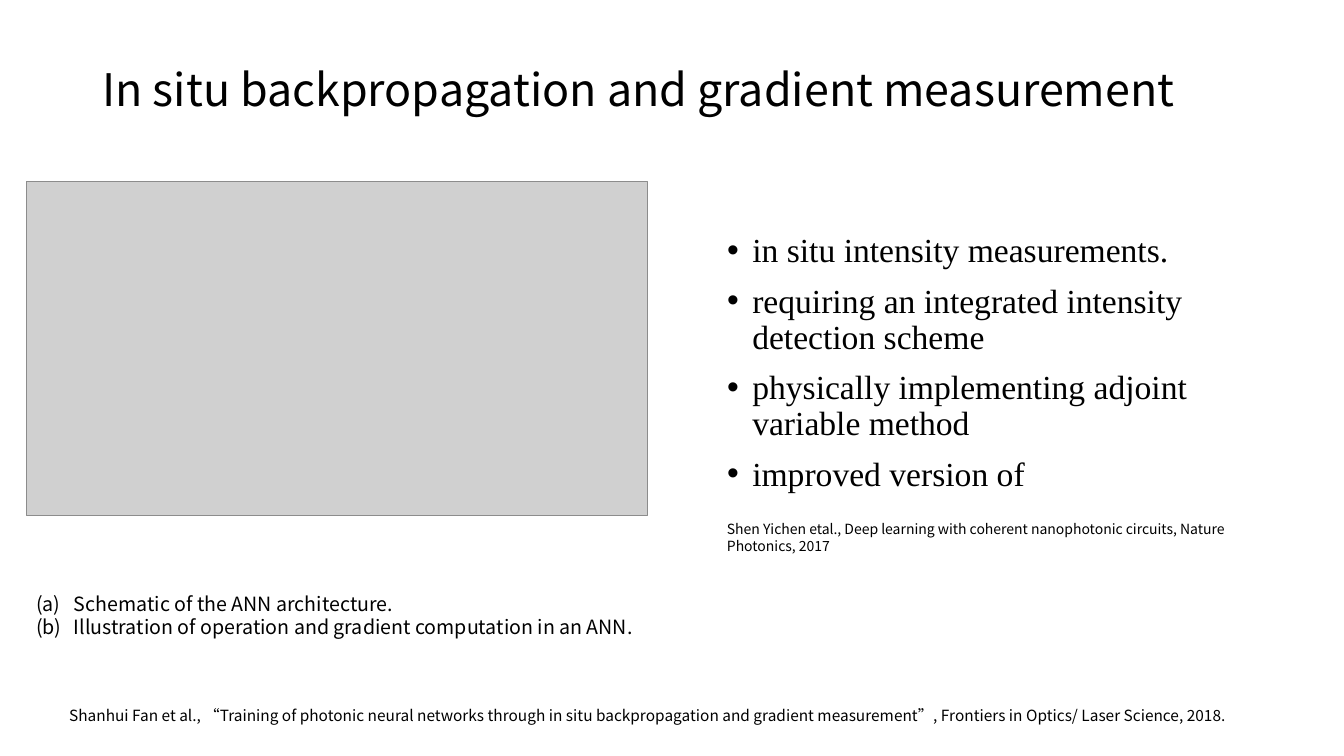
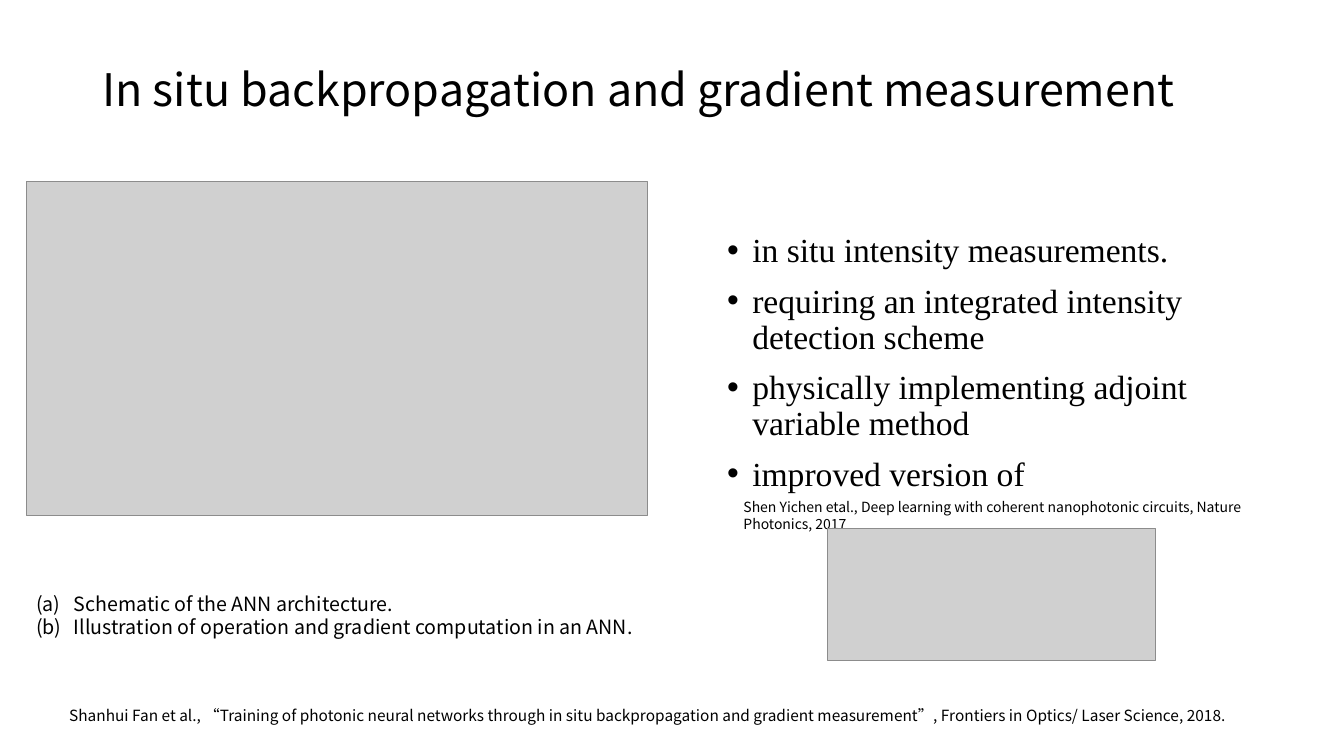
Before and after one commit to lucaschang95/DiscussionWithLin, a slide deck: slide 4 of 20190907 - Deep Learning 调研.pptx (slide 2 before the commit). Drawn at 1344x756 pixels with LibreOffice and Linux fonts; fonts in the diff are those of the drawing; grey boxes stand for pictures. Boxes give left, top, right and bottom in pixels: in the first picture for what was removed or moved away, otherwise in the second. Text is boxed around its words. In the diff, an @@ line names an element or a change of style, - is before the commit and + after.

```diff
--- a/20190907 - Deep Learning 调研.pptx
+++ b/20190907 - Deep Learning 调研.pptx
@@ text "Shen Yichen etal., Deep learning ...": place and size @@
-text "Shen Yichen etal., Deep learning ..." at [727,523,1224,554]
+text "Shen Yichen etal., Deep learning ..." at [743,501,1241,533]
@@ picture added at [828,529,1155,660] @@
```
Also in this commit, not shown: 3 other slides changed, 4 slides added, 1 slide removed, 1 other file.
